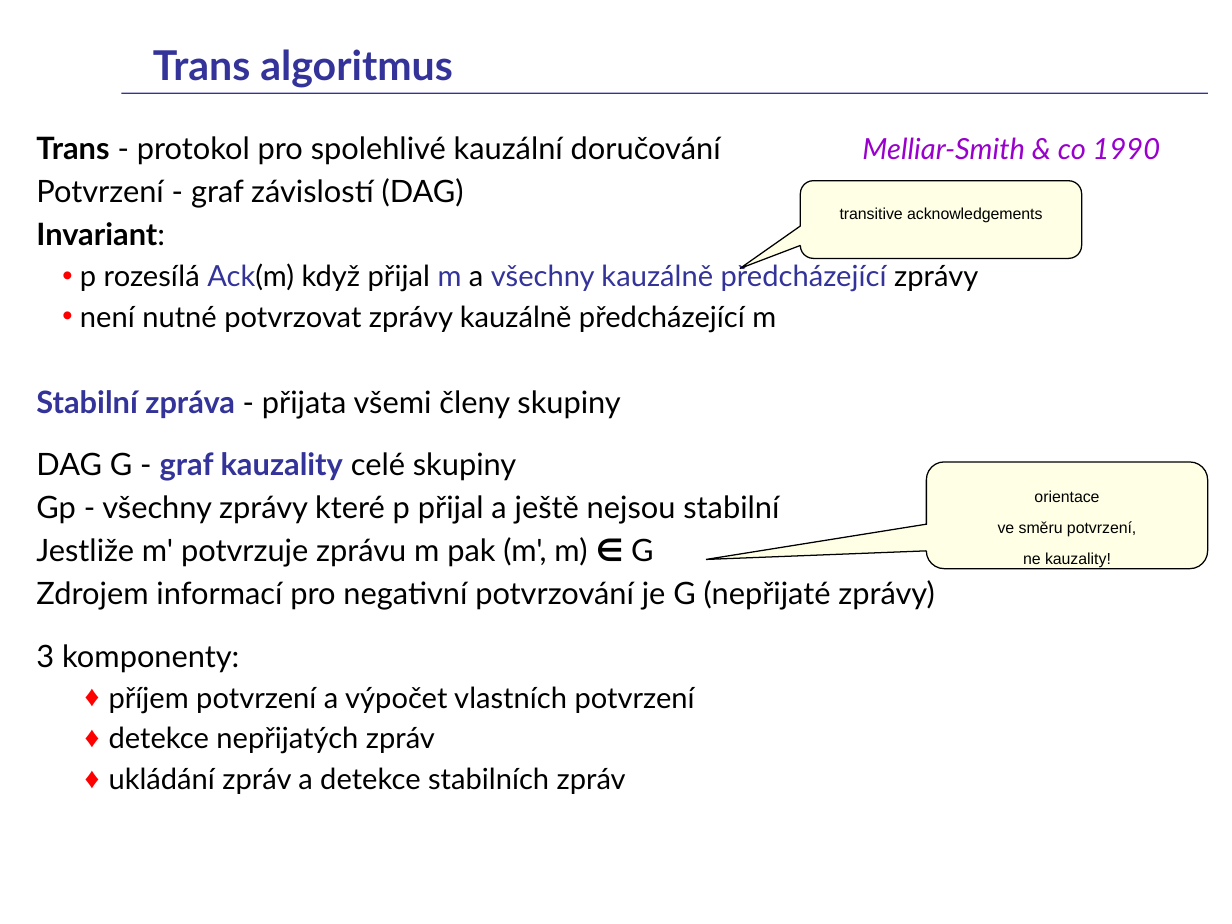
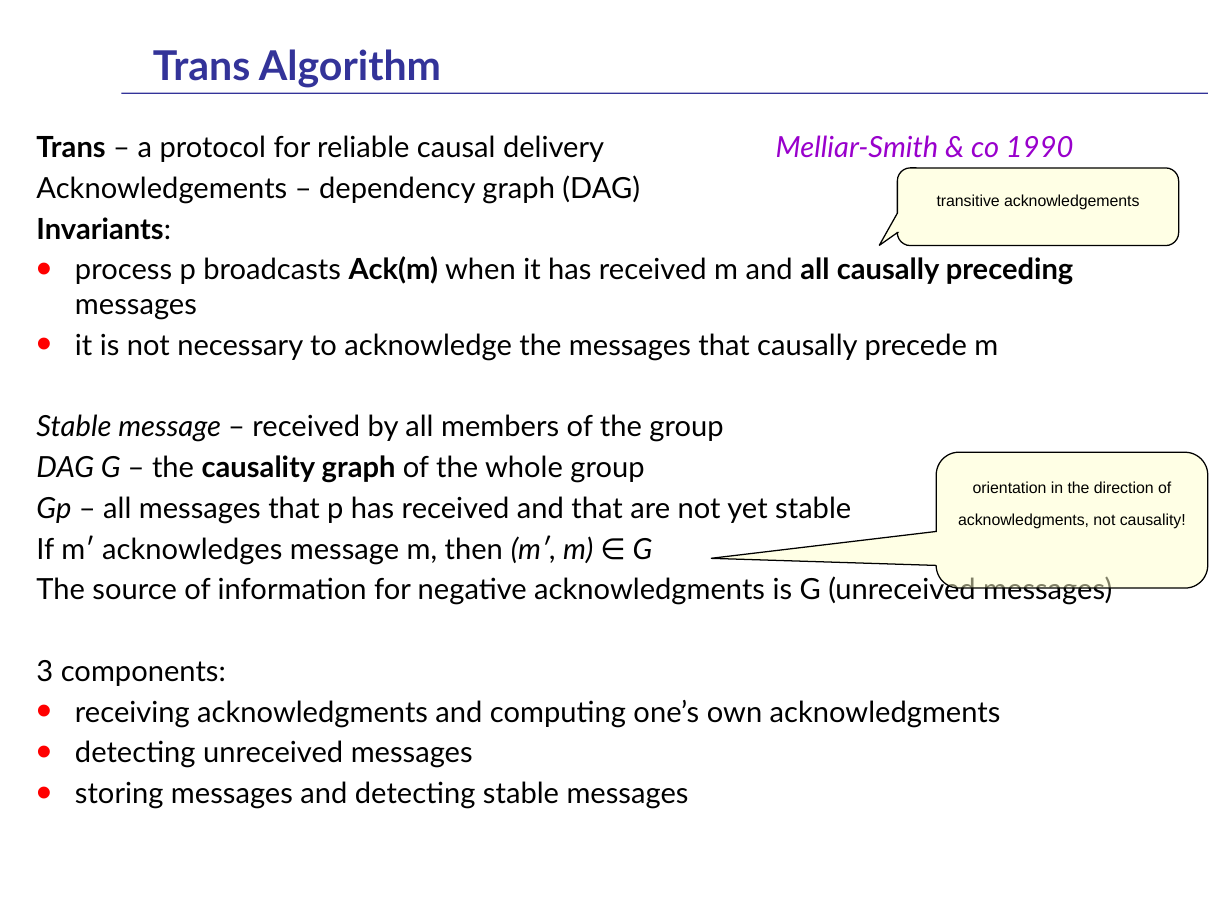
Before and after one commit to fan1x/fan1x.github.io, a slide deck: slide 88 of data/2025-26/pds/PDS-en.pptx. Drawn at 1232x924 pixels with LibreOffice and Linux fonts; fonts in the diff are those of the drawing. Boxes give left, top, right and bottom in pixels: in the first picture for what was removed or moved away, otherwise in the second. Text is boxed around its words. In the diff, an @@ line names an element or a change of style, - is before the commit and + after.

Commit message:
adding trans algo

```diff
--- a/data/2025-26/pds/PDS-en.pptx
+++ b/data/2025-26/pds/PDS-en.pptx
@@ title at (153,49,441,88): text changed @@
-Trans algoritmus
+Trans Algorithm
@@ text at (36,135,1112,809): text changed; size 18 to 17 pt @@
-Trans - protokol pro spolehlivé kauzální doručování Melliar-Smith & co 1990
-Potvrzení - graf závislostí (DAG)
-Invariant:
-  • p rozesílá Ack(m) když přijal m a všechny kauzálně předcházející zprávy
-  • není nutné potvrzovat zprávy kauzálně předcházející m
-Stabilní zpráva - přijata všemi členy skupiny
-DAG G - graf kauzality celé skupiny
-Gp - všechny zprávy které p přijal a ještě nejsou stabilní
-Jestliže m' potvrzuje zprávu m pak (m', m) ∈ G
-Zdrojem informací pro negativní potvrzování je G (nepřijaté zprávy)
-3 komponenty:
-  ♦ příjem potvrzení a výpočet vlastních potvrzení
-  ♦ detekce nepřijatých zpráv
-  ♦ ukládání zpráv a detekce stabilních zpráv
+Trans – a protocol for reliable causal delivery Melliar-Smith & co 1990
+Acknowledgements – dependency graph (DAG)
+Invariants:
+• process p broadcasts Ack(m) when it has received m and all causally preceding messages
+• it is not necessary to acknowledge the messages that causally precede m
+Stable message – received by all members of the group
+DAG G – the causality graph of the whole group
+Gp – all messages that p has received and that are not yet stable
+If m′ acknowledges message m, then (m′, m) ∈ G
+The source of information for negative acknowledgments is G (unreceived messages)
+3 components:
+• receiving acknowledgments and computing one’s own acknowledgments
+• detecting unreceived messages
+• storing messages and detecting stable messages
@@ rounded speech box "transitive acknowledgements": place and size @@
-rounded speech box "transitive acknowledgements" at (801,181,1082,259)
+rounded speech box "transitive acknowledgements" at (897,168,1178,245)
@@ rounded speech box "transitive acknowledgements" at (897,168,1178,245): proportions changed @@
@@ rounded speech box "orientation in the direction of ..." at (936,452,1207,588): proportions changed @@
@@ rounded speech box "orientation in the direction of ...": place and size @@
-rounded speech box "orientation in the direction of ..." at (926,462,1207,569)
+rounded speech box "orientation in the direction of ..." at (936,452,1207,588)
@@ text in rounded speech box at (958,481,1186,529): text changed @@
-orientace
-ve směru potvrzení,
-ne kauzality!
+orientation in the direction of acknowledgments, not causality!
```
Also in this commit, not shown: 7 other slides changed, 1 slide added, 1 slide removed, 1 other file.
